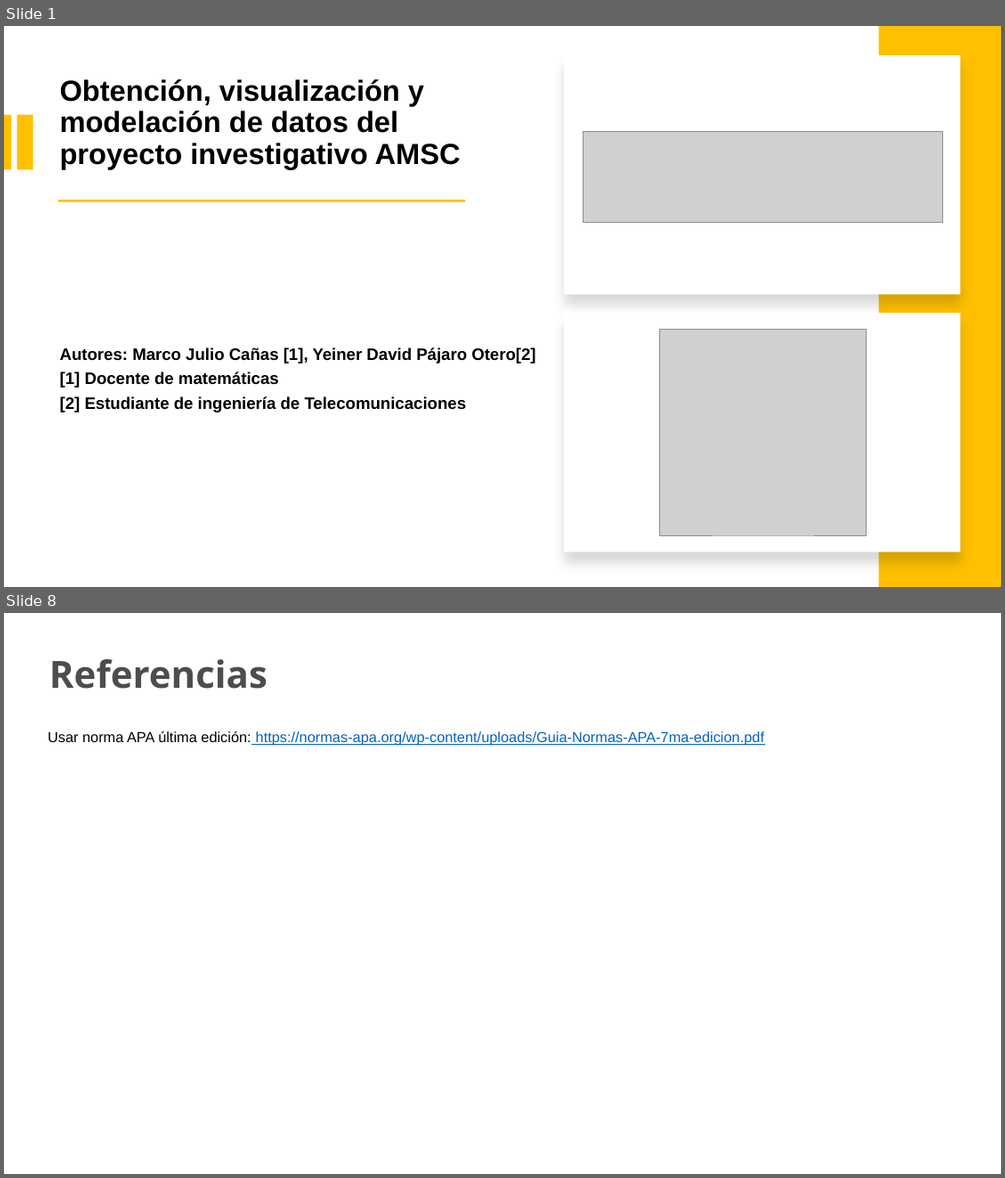
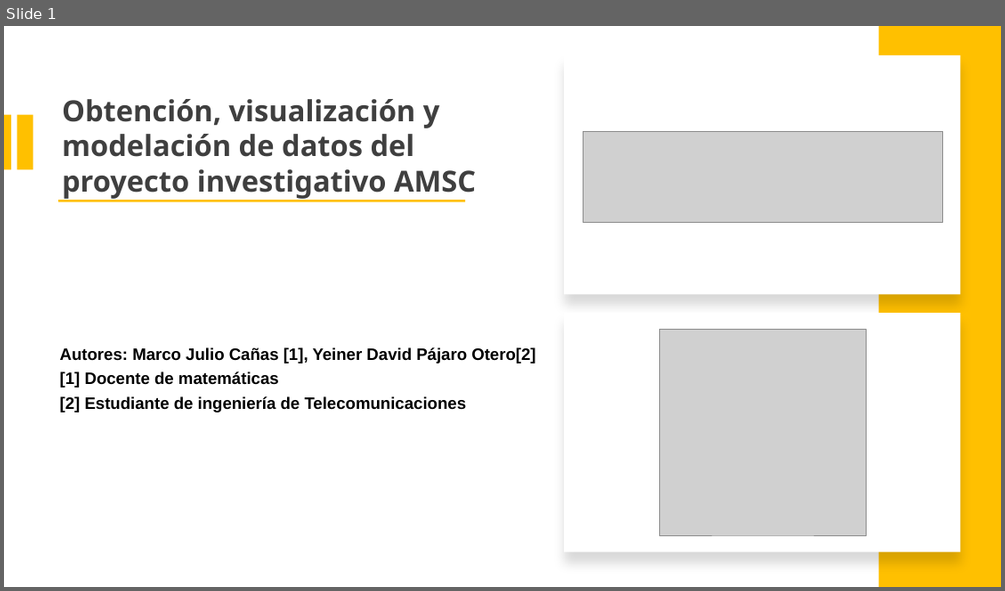
Before and after one commit to marco-canas/cumplea-os_oficina_docentes, a slide deck: ponencia_sena_obtencion_visualizacion_modelacion_AMSC/presentacion_yeiner_marco_obtencion_visualizacion_modelacion.pptx. Shown one above the other, each under a label of ours: slides 1 and 8 before the commit, slide 1 after it; the slides between them are not shown. The pictures are 1005x1178 and 1005x591 pixels, drawn with LibreOffice and Linux fonts; fonts in the diff are those of the drawing; grey boxes stand for pictures; background and template pictures are left out. Boxes give left, top, right and bottom in pixels: in the first picture for what was removed or moved away, otherwise in the second. Text is boxed around its words. In the diff, an @@ line names an element or a change of style, - is before the commit and + after.

```diff
--- a/ponencia_sena_obtencion_visualizacion_modelacion_AMSC/presentacion_yeiner_marco_obtencion_visualizacion_modelacion.pptx
+++ b/ponencia_sena_obtencion_visualizacion_modelacion_AMSC/presentacion_yeiner_marco_obtencion_visualizacion_modelacion.pptx
@@ slide 8 removed at [4,613,1001,1174], background picture (left out) @@
@@ text removed at [49,659,267,689] @@
-Referencias
@@ text removed at [48,731,764,746] @@
-Usar norma APA última edición: https://normas-apa.org/wp-content/uploads/Guia-Normas-APA-7ma-edicion.pdf
@@ slide 1 changed as well @@
@@ text "Obtención, visualización y modelación de ...": place and size @@
-text "Obtención, visualización y modelación de ..." at [60,79,461,169]
+text "Obtención, visualización y modelación de ..." at [62,99,476,199]
@@ text "Obtención, visualización y modelación de ..." at [62,99,476,199]: font Arial to Noto Sans, text colour #000000 to #3F3F3F; line spacing 0.9 to 1; less space between paragraphs; vertical alignment middle to top @@
```
Also in this commit, not shown: 1 other slide changed, 4 slides added, 5 other slides removed, 2 other files.
